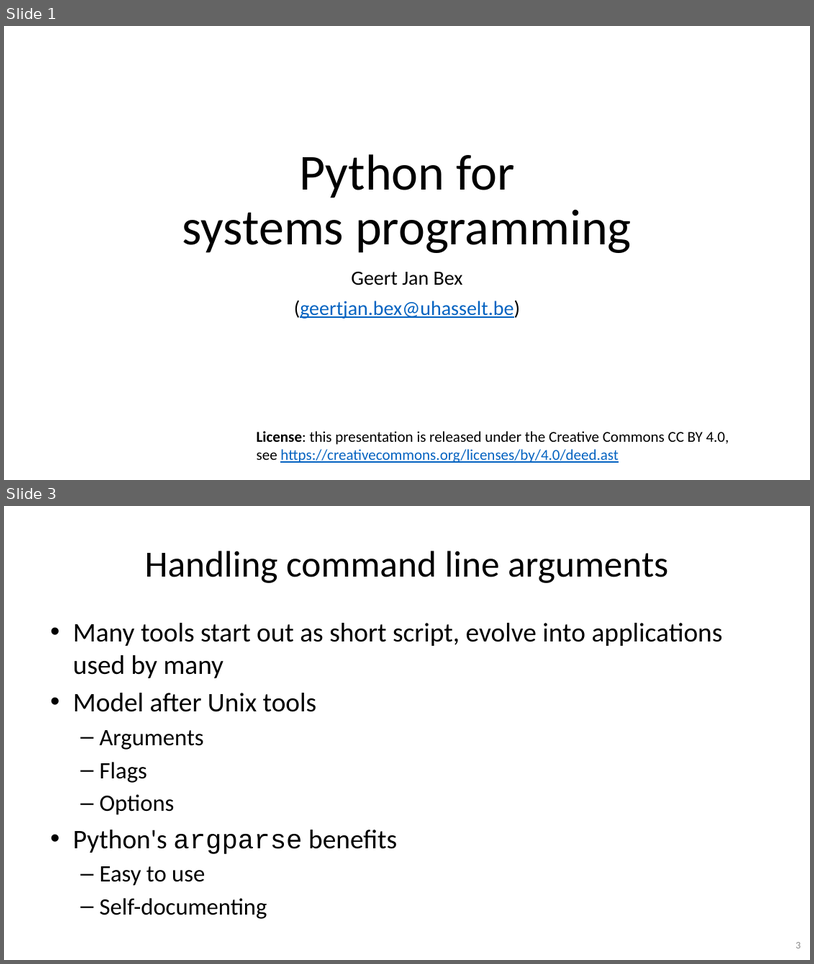
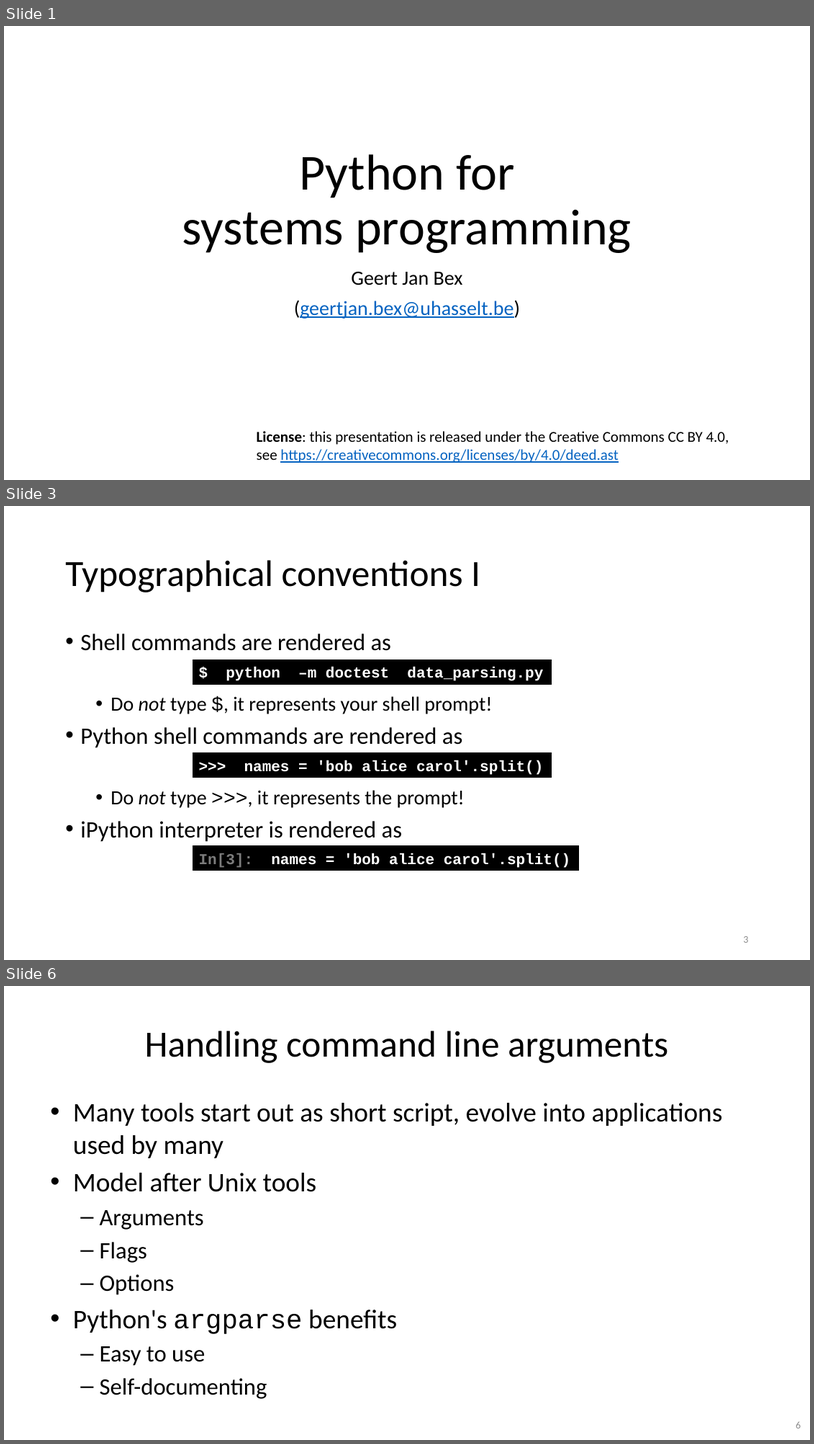
Before and after one commit to gjbex/Python-for-systems-programming, a slide deck: python_for_systems_programming.pptx. Shown one above the other, each under a label of ours: slides 1 and 3 before the commit, slides 1, 3 and 6 after it; the slides between them are not shown. The pictures are 814x964 and 814x1444 pixels, drawn with LibreOffice and Linux fonts; fonts in the diff are those of the drawing. Boxes give left, top, right and bottom in pixels: in the first picture for what was removed or moved away, otherwise in the second. Text is boxed around its words. In the diff, an @@ line names an element or a change of style, - is before the commit and + after.

```diff
--- a/python_for_systems_programming.pptx
+++ b/python_for_systems_programming.pptx
@@ slide 3 added at bbox=[4, 506, 810, 960], background #FFFFFF @@
@@ title added at bbox=[65, 560, 481, 592], 44 pt, text #000000 @@
+Typographical conventions I
@@ text added at bbox=[80, 633, 492, 842], 28 pt, text #000000 @@
+• Shell commands are rendered as
+  • Do not type $, it represents your shell prompt!
+• Python shell commands are rendered as
+  • Do not type >>>, it represents the prompt!
+• iPython interpreter is rendered as
@@ rectangle added at bbox=[193, 659, 551, 684], fill #000000, outline #000000 0.75 pt, 18 pt, text #FFFFFF, bold @@
+$ python –m doctest data_parsing.py
@@ rectangle added at bbox=[193, 753, 551, 777], fill #000000, outline #000000 0.75 pt, 18 pt, text #FFFFFF, bold @@
+>>> names = 'bob alice carol'.split()
@@ rectangle added at bbox=[193, 846, 579, 870], fill #000000, outline #000000 0.75 pt, 18 pt, text #FFFFFF, bold @@
+In[3]: names = 'bob alice carol'.split()
@@ page number added at bbox=[743, 936, 748, 942], 12 pt, text #8C8C8C @@
+3
@@ what was slide 3 is now slide 6 @@
@@ page number at bbox=[796, 1421, 801, 1428]: text changed @@
-3
+6
```
Also in this commit, not shown: 7 slides changed, 2 other slides added.
